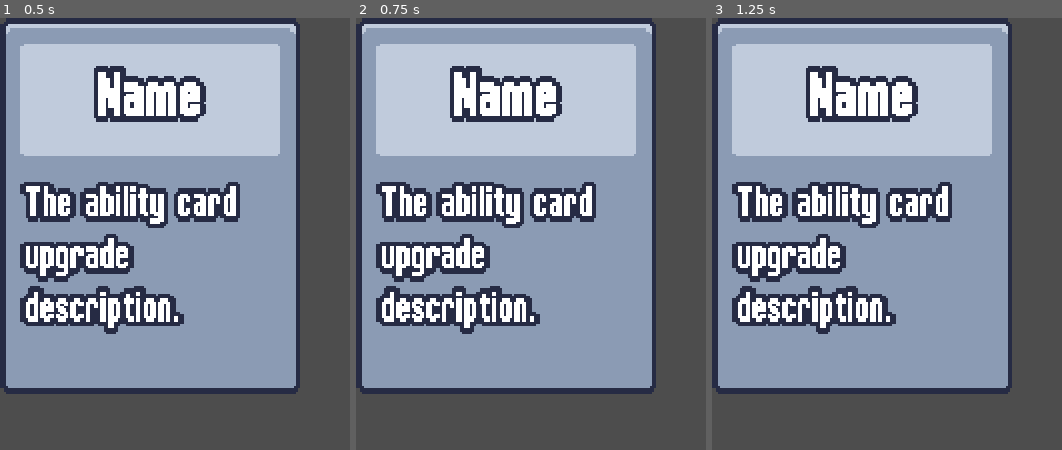
Above: before the commit, frames 1-3 (left to right).
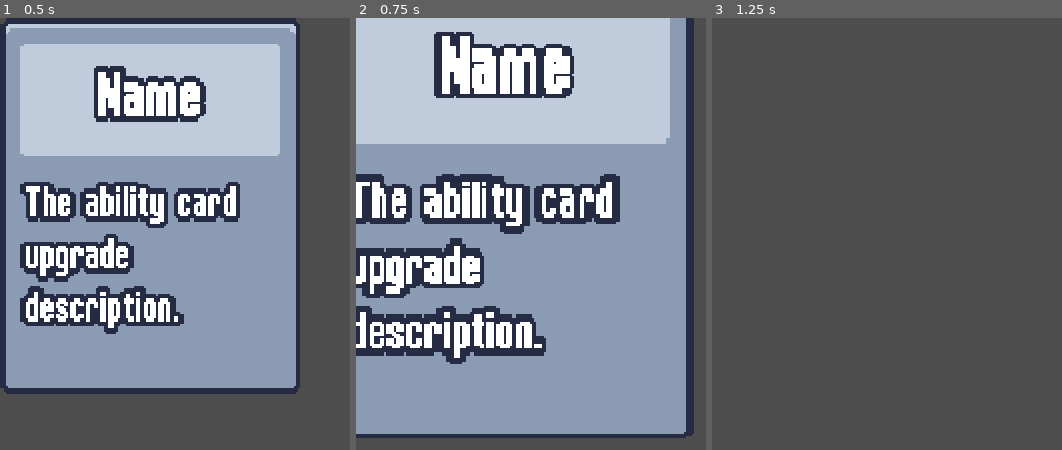
Above: after the commit, the same moments.

Repository: TinyTakinTeller/FirstGodotProject
Game: Godot game, scene res://scenes/ui/upgrade_screen_ui/ability_upgrade_card/ability_upgrade_card.tscn
The game is run twice, just before and just after one commit, with the same random seed, the same clock (stepped at 60 frames per second) and the same inputs. This scene is started directly instead of the project's main scene.
Inputs (mouse positions are in pixels of both pictures, inside the frame that each line leads up to):
- Up to frame 1 (0.5 s): no input
- Up to frame 2 (0.75 s): tap Enter at 0.5 s; move the mouse to (506, 203) at 0.52 s; press the mouse at (506, 203) at 0.53 s; hold Right (move_right) from 0.53 s (still down)
- Up to frame 3 (1.25 s): keep holding Right (move_right)

Frame 1 is identical in both runs. In frame 2, 52% of the frame differs, in the area x 0-97%, y 0-98%; in frame 3, 75%, in the area x 0-86%, y 0-88%.

Commit message:
chapter 3.20-3.21 | animate upgrade ui

Diff:
--- a/scenes/ui/upgrade_screen_ui/ability_upgrade_card/ability_upgrade_card.gd
+++ b/scenes/ui/upgrade_screen_ui/ability_upgrade_card/ability_upgrade_card.gd
@@ -5,10 +5,15 @@
 
 @onready var name_label: Label = %NameLabel
 @onready var description_label: Label = %DescriptionLabel
+@onready var animation_player: AnimationPlayer = $AnimationPlayer
+@onready var hover_animation_player: AnimationPlayer = $HoverAnimationPlayer
+
+var disabled: bool = false
 
 
 func _ready() -> void:
 	self.gui_input.connect(self._on_gui_input)
+	self.mouse_entered.connect(self._on_mouse_entered)
 
 
 func set_ability_upgrade(ability_upgrade: AbilityUpgrade) -> void:
@@ -16,6 +21,39 @@
 	self.description_label.text = ability_upgrade.description
 
 
+func play_animation_in(delay: float = 0) -> void:
+	self.modulate = Color.TRANSPARENT
+	await get_tree().create_timer(delay).timeout
+	self.animation_player.play("in")
+
+
+func play_animation_discard() -> void:
+	self.animation_player.play("discard")
+
+
+func select_card() -> void:
+	self.disabled = true
+	self.animation_player.play("selected")
+
+	for other_card in get_tree().get_nodes_in_group("upgrade_card"):
+		if other_card == self:
+			continue
+		other_card.play_animation_discard()
+
+	await self.animation_player.animation_finished
+	self.selected.emit()
+
+
 func _on_gui_input(event: InputEvent) -> void:
+	if self.disabled:
+		return
+
 	if event.is_action_pressed("left_click"):
-		self.selected.emit()
+		select_card()
+
+
+func _on_mouse_entered() -> void:
+	if self.disabled:
+		return
+
+	self.hover_animation_player.play("hover")
--- a/scenes/ui/upgrade_screen_ui/ability_upgrade_card/ability_upgrade_card.tscn
+++ b/scenes/ui/upgrade_screen_ui/ability_upgrade_card/ability_upgrade_card.tscn
@@ -1,12 +1,183 @@
-[gd_scene load_steps=2 format=3 uid="uid://dfsbtxuki7676"]
+[gd_scene load_steps=10 format=3 uid="uid://dfsbtxuki7676"]
 
 [ext_resource type="Script" path="res://scenes/ui/upgrade_screen_ui/ability_upgrade_card/ability_upgrade_card.gd" id="1_qepy7"]
 
-[node name="AbilityUpgradeCard" type="PanelContainer"]
+[sub_resource type="Animation" id="Animation_8kjts"]
+length = 0.001
+tracks/0/type = "value"
+tracks/0/imported = false
+tracks/0/enabled = true
+tracks/0/path = NodePath(".:scale")
+tracks/0/interp = 1
+tracks/0/loop_wrap = true
+tracks/0/keys = {
+"times": PackedFloat32Array(0),
+"transitions": PackedFloat32Array(1),
+"update": 0,
+"values": [Vector2(1, 1)]
+}
+tracks/1/type = "value"
+tracks/1/imported = false
+tracks/1/enabled = true
+tracks/1/path = NodePath(".:modulate")
+tracks/1/interp = 1
+tracks/1/loop_wrap = true
+tracks/1/keys = {
+"times": PackedFloat32Array(0),
+"transitions": PackedFloat32Array(1),
+"update": 0,
+"values": [Color(1, 1, 1, 1)]
+}
+tracks/2/type = "value"
+tracks/2/imported = false
+tracks/2/enabled = true
+tracks/2/path = NodePath(".:rotation")
+tracks/2/interp = 1
+tracks/2/loop_wrap = true
+tracks/2/keys = {
+"times": PackedFloat32Array(0),
+"transitions": PackedFloat32Array(1),
+"update": 0,
+"values": [0.0]
+}
+
+[sub_resource type="Animation" id="Animation_iumgu"]
+resource_name = "discard"
+length = 0.1
+step = 0.05
+tracks/0/type = "value"
+tracks/0/imported = false
+tracks/0/enabled = true
+tracks/0/path = NodePath(".:scale")
+tracks/0/interp = 2
+tracks/0/loop_wrap = true
+tracks/0/keys = {
+"times": PackedFloat32Array(0, 0.1),
+"transitions": PackedFloat32Array(1, 1),
+"update": 0,
+"values": [Vector2(1, 1), Vector2(0, 0)]
+}
+
+[sub_resource type="Animation" id="Animation_r2g0d"]
+resource_name = "in"
+length = 0.4
+step = 0.05
+tracks/0/type = "value"
+tracks/0/imported = false
+tracks/0/enabled = true
+tracks/0/path = NodePath(".:scale")
+tracks/0/interp = 2
+tracks/0/loop_wrap = true
+tracks/0/keys = {
+"times": PackedFloat32Array(0, 0.15, 0.4),
+"transitions": PackedFloat32Array(1, 1, 1),
+"update": 0,
+"values": [Vector2(0, 0), Vector2(1.2, 1.2), Vector2(1, 1)]
+}
+tracks/1/type = "value"
+tracks/1/imported = false
+tracks/1/enabled = true
+tracks/1/path = NodePath(".:modulate")
+tracks/1/interp = 1
+tracks/1/loop_wrap = true
+tracks/1/keys = {
+"times": PackedFloat32Array(0),
+"transitions": PackedFloat32Array(1),
+"update": 0,
+"values": [Color(1, 1, 1, 1)]
+}
+
+[sub_resource type="Animation" id="Animation_sn5g2"]
+resource_name = "selected"
+length = 0.4
+step = 0.05
+tracks/0/type = "value"
+tracks/0/imported = false
+tracks/0/enabled = true
+tracks/0/path = NodePath(".:scale")
+tracks/0/interp = 2
+tracks/0/loop_wrap = true
+tracks/0/keys = {
+"times": PackedFloat32Array(0, 0.05, 0.4),
+"transitions": PackedFloat32Array(1, 2.07053, 1),
+"update": 0,
+"values": [Vector2(1, 1), Vector2(1.2, 1.2), Vector2(0, 0)]
+}
+tracks/1/type = "value"
+tracks/1/imported = false
+tracks/1/enabled = true
+tracks/1/path = NodePath(".:rotation")
+tracks/1/interp = 1
+tracks/1/loop_wrap = true
+tracks/1/keys = {
+"times": PackedFloat32Array(0, 0.05, 0.2, 0.4),
+"transitions": PackedFloat32Array(1, 1, 1, 1),
+"update": 0,
+"values": [0.0, -0.174533, 0.0872665, 0.0]
+}
+
+[sub_resource type="AnimationLibrary" id="AnimationLibrary_dph4q"]
+_data = {
+"RESET": SubResource("Animation_8kjts"),
+"discard": SubResource("Animation_iumgu"),
+"in": SubResource("Animation_r2g0d"),
+"selected": SubResource("Animation_sn5g2")
+}
+
+[sub_resource type="Animation" id="Animation_5gq1d"]
+length = 0.001
+tracks/0/type = "value"
+tracks/0/imported = false
+tracks/0/enabled = true
+tracks/0/path = NodePath(".:rotation")
+tracks/0/interp = 1
+tracks/0/loop_wrap = true
+tracks/0/keys = {
+"times": PackedFloat32Array(0),
+"transitions": PackedFloat32Array(1),
+"update": 0,
+"values": [0.0]
+}
+
+[sub_resource type="Animation" id="Animation_1ngbi"]
+resource_name = "hover"
+length = 0.2
+step = 0.05
+tracks/0/type = "value"
+tracks/0/imported = false
+tracks/0/enabled = true
+tracks/0/path = NodePath(".:rotation")
+tracks/0/interp = 2
+tracks/0/loop_wrap = true
+tracks/0/keys = {
+"times": PackedFloat32Array(0, 0.05, 0.1, 0.2),
+"transitions": PackedFloat32Array(1, 1, 1, 1),
+"update": 0,
+"values": [0.0, -0.0872665, 0.0872665, 0.0]
+}
+
+[sub_resource type="AnimationLibrary" id="AnimationLibrary_2byvk"]
+_data = {
+"RESET": SubResource("Animation_5gq1d"),
+"hover": SubResource("Animation_1ngbi")
+}
+
+[node name="AbilityUpgradeCard" type="PanelContainer" groups=["upgrade_card"]]
 custom_minimum_size = Vector2(120, 150)
+pivot_offset = Vector2(60, 75)
 size_flags_horizontal = 4
 size_flags_vertical = 4
 script = ExtResource("1_qepy7")
+
+[node name="AnimationPlayer" type="AnimationPlayer" parent="."]
+libraries = {
+"": SubResource("AnimationLibrary_dph4q")
+}
+
+[node name="HoverAnimationPlayer" type="AnimationPlayer" parent="."]
+libraries = {
+"": SubResource("AnimationLibrary_2byvk")
+}
 
 [node name="MarginContainer" type="MarginContainer" parent="."]
 layout_mode = 2
--- a/scenes/ui/upgrade_screen_ui/upgrade_screen_ui.gd
+++ b/scenes/ui/upgrade_screen_ui/upgrade_screen_ui.gd
@@ -5,7 +5,8 @@
 
 @export var card_scene: PackedScene
 
-@onready var card_container: HBoxContainer = $MarginContainer/CardContainer
+@onready var card_container: HBoxContainer = %CardContainer
+@onready var animation_player: AnimationPlayer = $AnimationPlayer
 
 
 func _ready() -> void:
@@ -13,14 +14,19 @@
 
 
 func set_ability_upgrades(ability_upgrades: Array[AbilityUpgrade]) -> void:
+	var delay: float = 0
 	for upgrade in ability_upgrades:
 		var card_instance: AbilityUpgradeCard = self.card_scene.instantiate() as AbilityUpgradeCard
 		self.card_container.add_child(card_instance)
 		card_instance.set_ability_upgrade(upgrade)
+		card_instance.play_animation_in(delay)
 		card_instance.selected.connect(self._on_selected.bind(upgrade))
+		delay += card_instance.animation_player.get_animation("in").length / 2
 
 
 func _on_selected(upgrade: AbilityUpgrade) -> void:
 	self.upgrade_selected.emit(upgrade)
+	self.animation_player.play("out")
+	await animation_player.animation_finished
 	self.get_tree().paused = false
 	self.queue_free()
--- a/scenes/ui/upgrade_screen_ui/upgrade_screen_ui.tscn
+++ b/scenes/ui/upgrade_screen_ui/upgrade_screen_ui.tscn
@@ -1,12 +1,82 @@
-[gd_scene load_steps=3 format=3 uid="uid://ykgylhu5k0rq"]
+[gd_scene load_steps=7 format=3 uid="uid://ykgylhu5k0rq"]
 
 [ext_resource type="PackedScene" uid="uid://dfsbtxuki7676" path="res://scenes/ui/upgrade_screen_ui/ability_upgrade_card/ability_upgrade_card.tscn" id="1_1gt4q"]
 [ext_resource type="Script" path="res://scenes/ui/upgrade_screen_ui/upgrade_screen_ui.gd" id="1_2s6po"]
+
+[sub_resource type="Animation" id="Animation_momv2"]
+length = 0.001
+tracks/0/type = "value"
+tracks/0/imported = false
+tracks/0/enabled = true
+tracks/0/path = NodePath("ColorRect:modulate")
+tracks/0/interp = 1
+tracks/0/loop_wrap = true
+tracks/0/keys = {
+"times": PackedFloat32Array(0),
+"transitions": PackedFloat32Array(1),
+"update": 0,
+"values": [Color(1, 1, 1, 1)]
+}
+
+[sub_resource type="Animation" id="Animation_qsx0v"]
+resource_name = "in"
+length = 0.15
+step = 0.05
+tracks/0/type = "value"
+tracks/0/imported = false
+tracks/0/enabled = true
+tracks/0/path = NodePath("ColorRect:modulate")
+tracks/0/interp = 1
+tracks/0/loop_wrap = true
+tracks/0/keys = {
+"times": PackedFloat32Array(0, 0.15),
+"transitions": PackedFloat32Array(1, 1),
+"update": 0,
+"values": [Color(1, 1, 1, 0), Color(1, 1, 1, 1)]
+}
+
+[sub_resource type="Animation" id="Animation_g8sap"]
+resource_name = "out"
+length = 0.15
+step = 0.05
+tracks/0/type = "value"
+tracks/0/imported = false
+tracks/0/enabled = true
+tracks/0/path = NodePath("ColorRect:modulate")
+tracks/0/interp = 1
+tracks/0/loop_wrap = true
+tracks/0/keys = {
+"times": PackedFloat32Array(0, 0.15),
+"transitions": PackedFloat32Array(1, 1),
+"update": 0,
+"values": [Color(1, 1, 1, 1), Color(1, 1, 1, 0)]
+}
+
+[sub_resource type="AnimationLibrary" id="AnimationLibrary_7no0y"]
+_data = {
+"RESET": SubResource("Animation_momv2"),
+"in": SubResource("Animation_qsx0v"),
+"out": SubResource("Animation_g8sap")
+}
 
 [node name="UpgradeScreenUI" type="CanvasLayer"]
 process_mode = 3
 script = ExtResource("1_2s6po")
 card_scene = ExtResource("1_1gt4q")
+
+[node name="AnimationPlayer" type="AnimationPlayer" parent="."]
+libraries = {
+"": SubResource("AnimationLibrary_7no0y")
+}
+autoplay = "in"
+
+[node name="ColorRect" type="ColorRect" parent="."]
+anchors_preset = 15
+anchor_right = 1.0
+anchor_bottom = 1.0
+grow_horizontal = 2
+grow_vertical = 2
+color = Color(0.607843, 0.298039, 0.639216, 0.352941)
 
 [node name="MarginContainer" type="MarginContainer" parent="."]
 anchors_preset = 15
@@ -22,6 +92,8 @@
 theme_override_constants/margin_bottom = 0
 
 [node name="CardContainer" type="HBoxContainer" parent="MarginContainer"]
+unique_name_in_owner = true
 layout_mode = 2
 size_flags_horizontal = 4
 size_flags_vertical = 4
+theme_override_constants/separation = 16
Not shown, changed: readme.md
